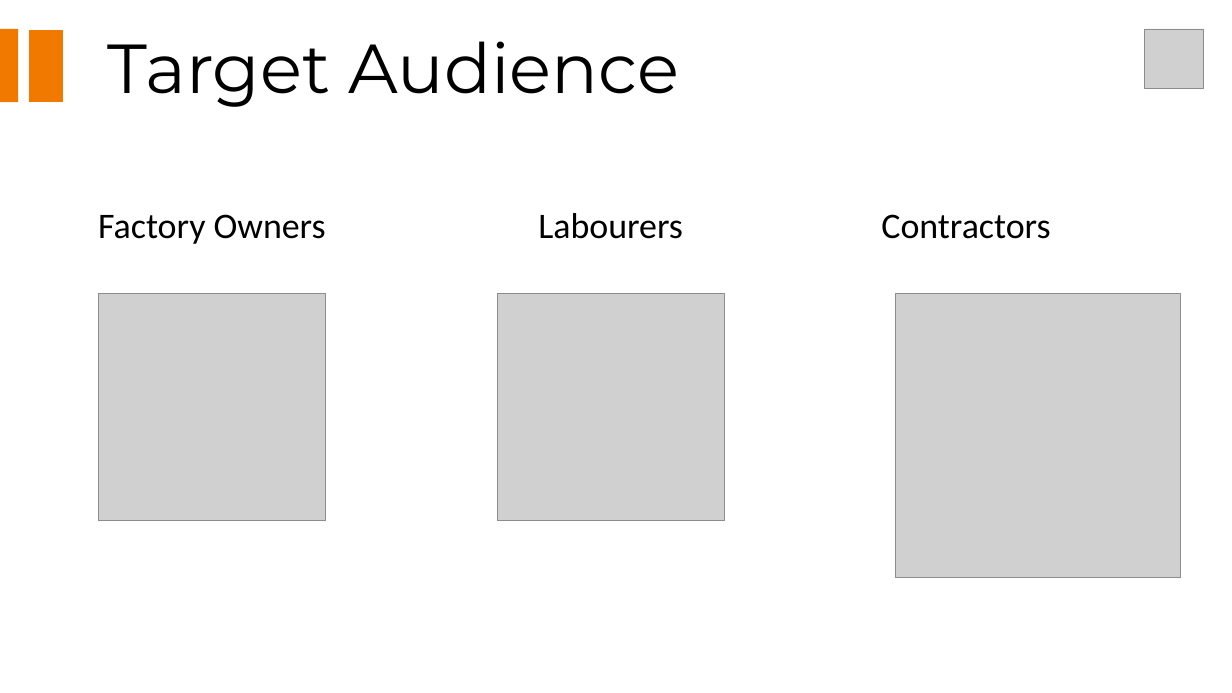
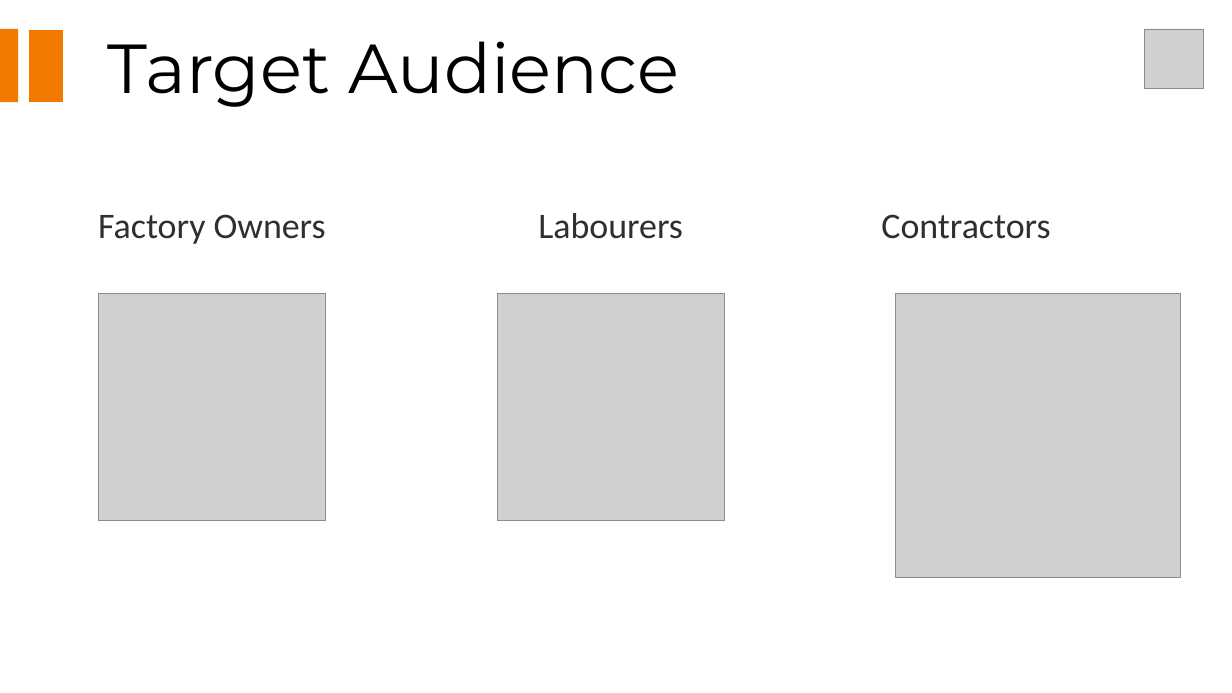
Before and after one commit to Karighar/Website, a slide deck: slide 15 of Karighar_ppt.pptx. Drawn at 1232x693 pixels with LibreOffice and Linux fonts; fonts in the diff are those of the drawing; grey boxes stand for pictures. Boxes give left, top, right and bottom in pixels: in the first picture for what was removed or moved away, otherwise in the second. Text is boxed around its words. In the diff, an @@ line names an element or a change of style, - is before the commit and + after.

Commit message:
update

```diff
--- a/Karighar_ppt.pptx
+++ b/Karighar_ppt.pptx
@@ text colour #000000 to #2F2F2F in 3 elements at (98, 214, 326, 244), (538, 213, 683, 239), (881, 214, 1050, 239) @@
```
Also in this commit, not shown: 7 other slides changed, 1 slide added, 1 slide removed.
